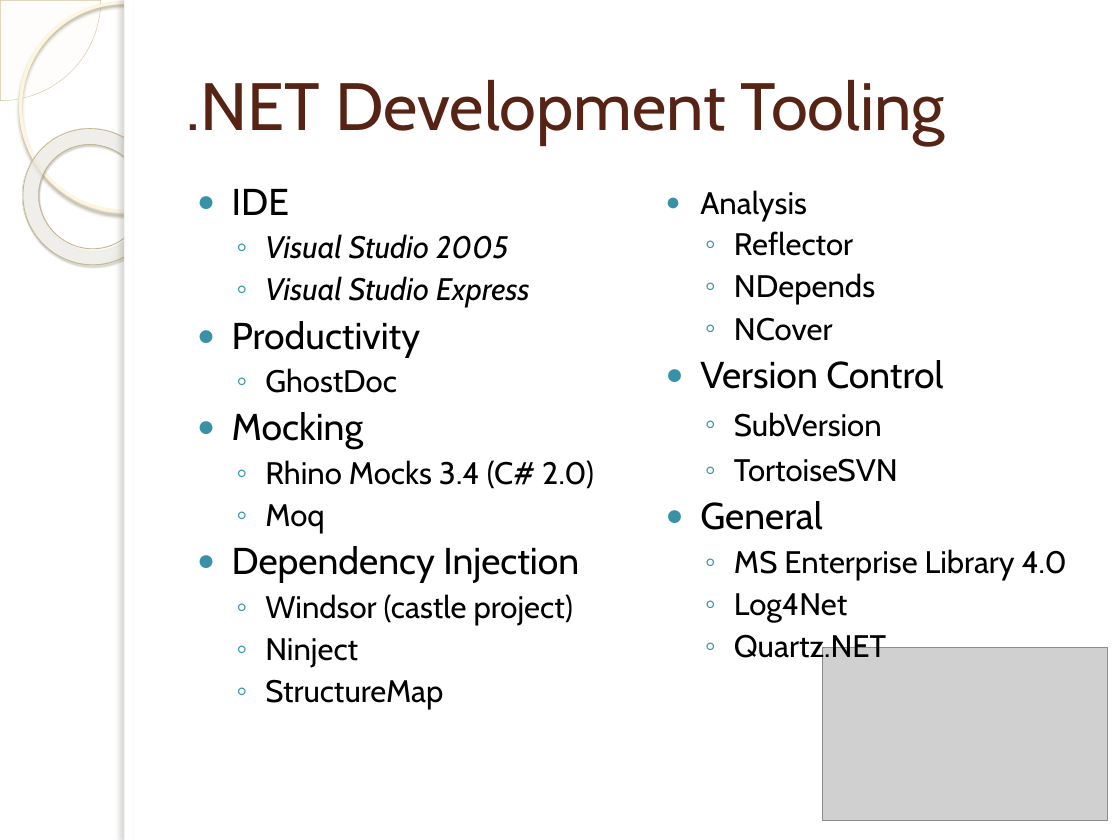
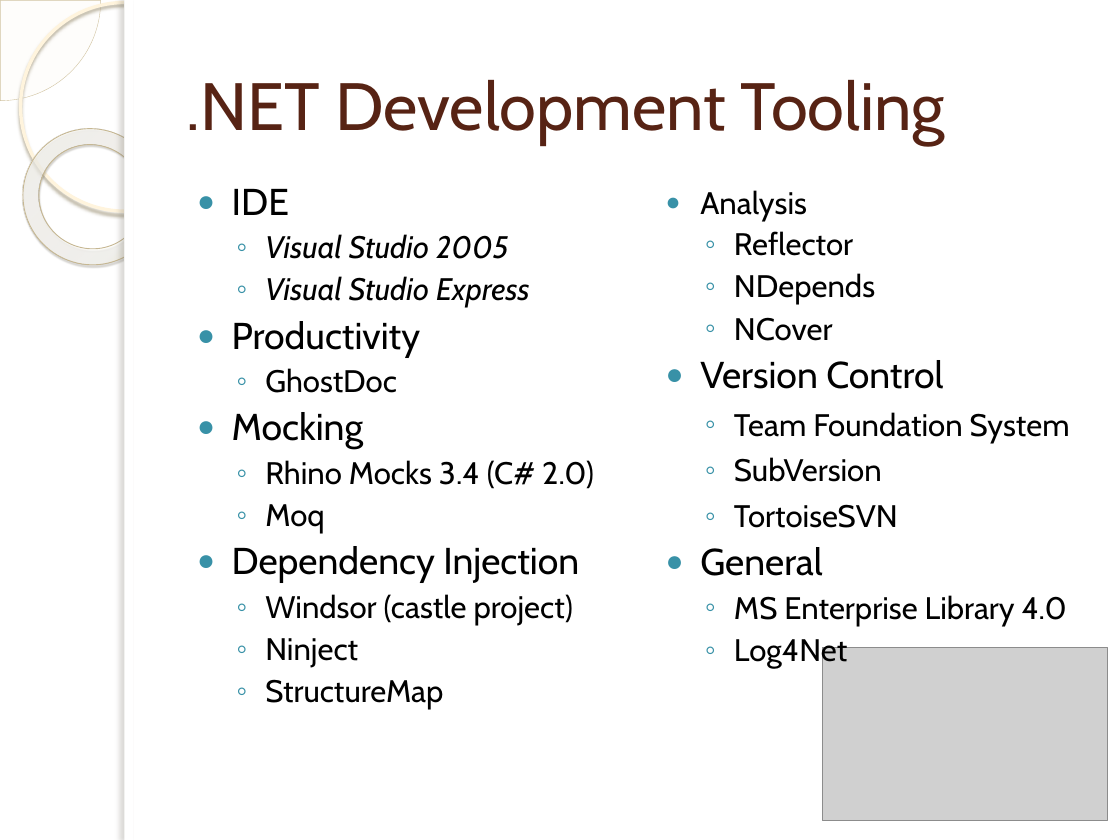
Before and after one commit to michelgrootjans/foresee, a slide deck: slide 5 of Agile.net/dotnet.pptx. Drawn at 1120x840 pixels with LibreOffice and Linux fonts; fonts in the diff are those of the drawing; grey boxes stand for pictures; background and template pictures are left out. Boxes give left, top, right and bottom in pixels: in the first picture for what was removed or moved away, otherwise in the second. Text is boxed around its words. In the diff, an @@ line names an element or a change of style, - is before the commit and + after.

```diff
--- a/Agile.net/dotnet.pptx
+++ b/Agile.net/dotnet.pptx
@@ text at [734,412,1070,443]: paragraph added @@
+  ◦ Team Foundation System
@@ text at [734,634,886,665]: paragraph removed @@
-  ◦ Quartz.NET
```
Also in this commit, not shown: 3 other slides changed, 4 other files.
